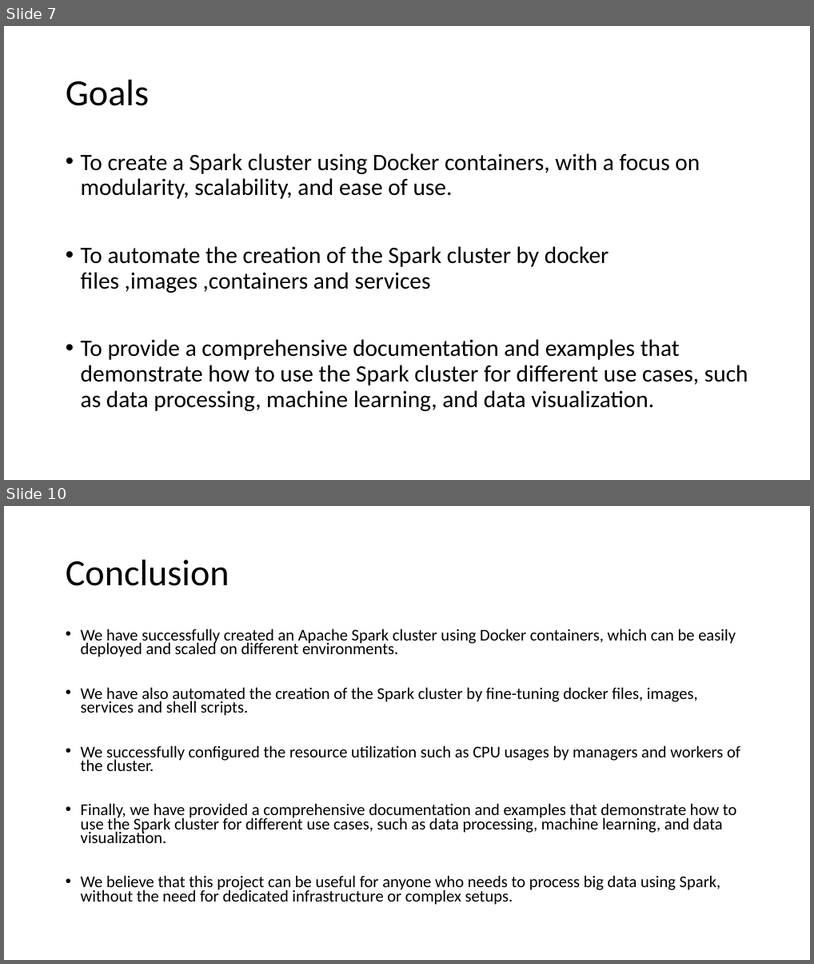
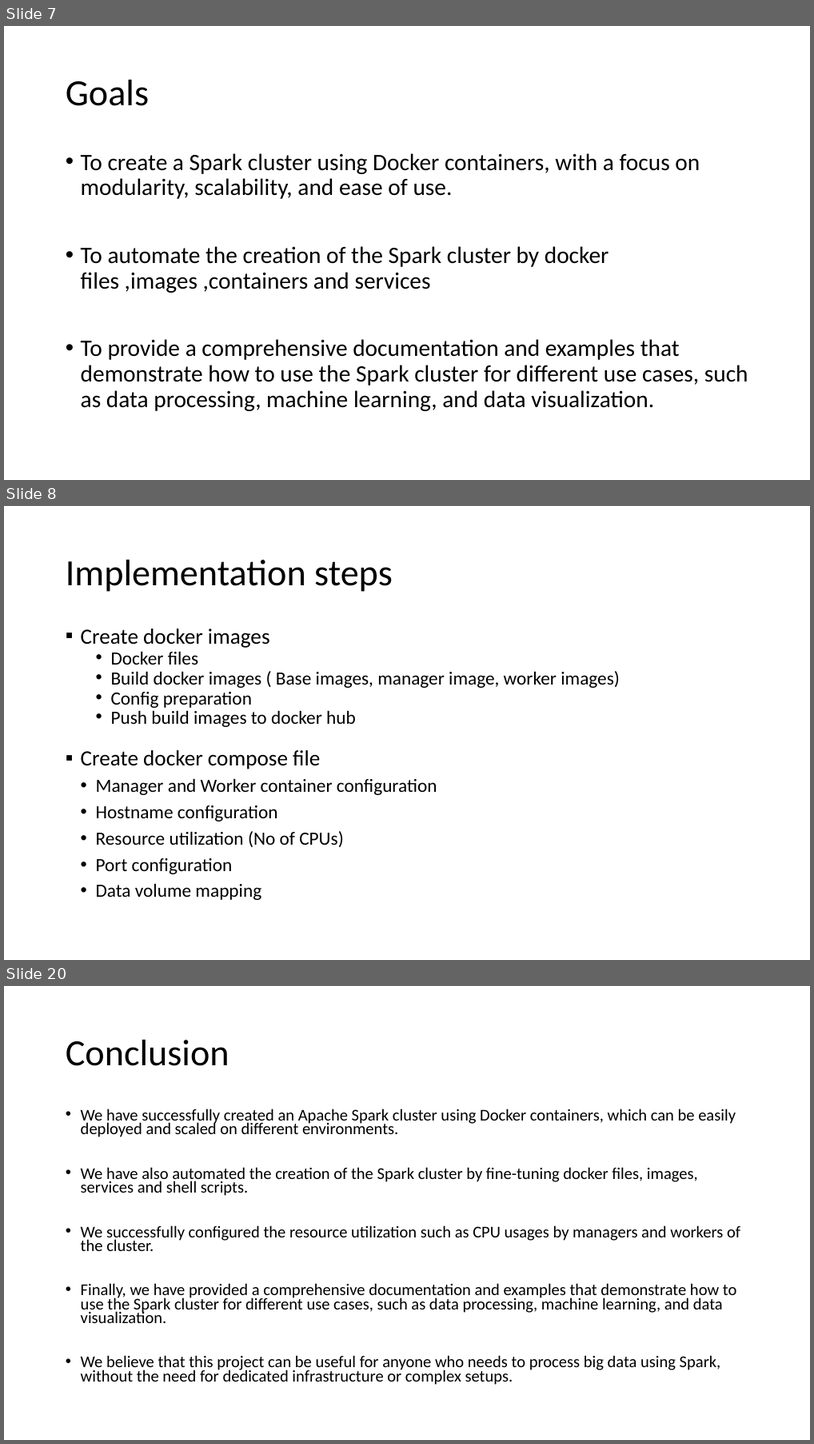
Before and after one commit to gprasad09/Apache-Spark-Cluster-Project, a slide deck: misc/ProjectReports-In progress/TermProject.pptx. Shown one above the other, each under a label of ours: slides 7 and 10 before the commit, slides 7, 8 and 20 after it; the slides between them are not shown. The pictures are 814x964 and 814x1444 pixels, drawn with LibreOffice and Linux fonts; fonts in the diff are those of the drawing. Boxes give left, top, right and bottom in pixels: in the first picture for what was removed or moved away, otherwise in the second. Text is boxed around its words. In the diff, an @@ line names an element or a change of style, - is before the commit and + after.

```diff
--- a/misc/ProjectReports-In progress/TermProject.pptx
+++ b/misc/ProjectReports-In progress/TermProject.pptx
@@ slide 8 added at <box>4,506,810,960</box>, background #FFFFFF @@
@@ title added at <box>66,560,393,592</box>, 44 pt, text #000000 @@
+Implementation steps
@@ text added at <box>81,628,620,900</box>, 22.2 pt, text #000000 @@
+▪ Create docker images
+  • Docker files
+  • Build docker images ( Base images, manager image, worker images)
+  • Config preparation
+  • Push build images to docker hub
+▪ Create docker compose file
+  • Manager and Worker container configuration
+  • Hostname configuration
+  • Resource utilization (No of CPUs)
+  • Port configuration
+  • Data volume mapping
@@ what was slide 10 is now slide 20 @@
```
Also in this commit, not shown: 2 slides changed, 10 other slides added, 1 slide removed.
